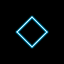
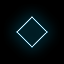
Layers edited between the first and the second 64x64 image:
pixels changed over bbox(5, 5, 59, 59) (layer not identified)
